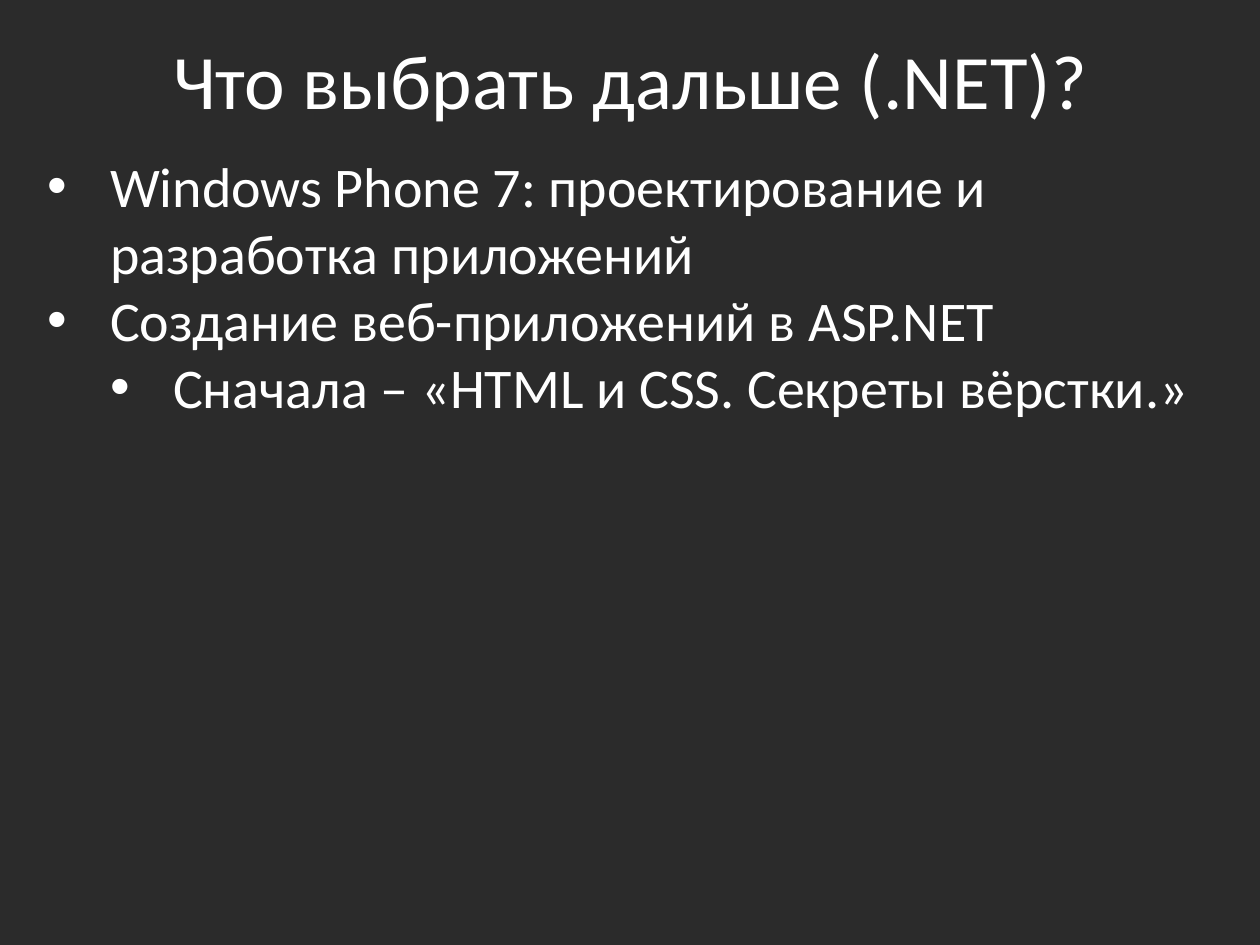
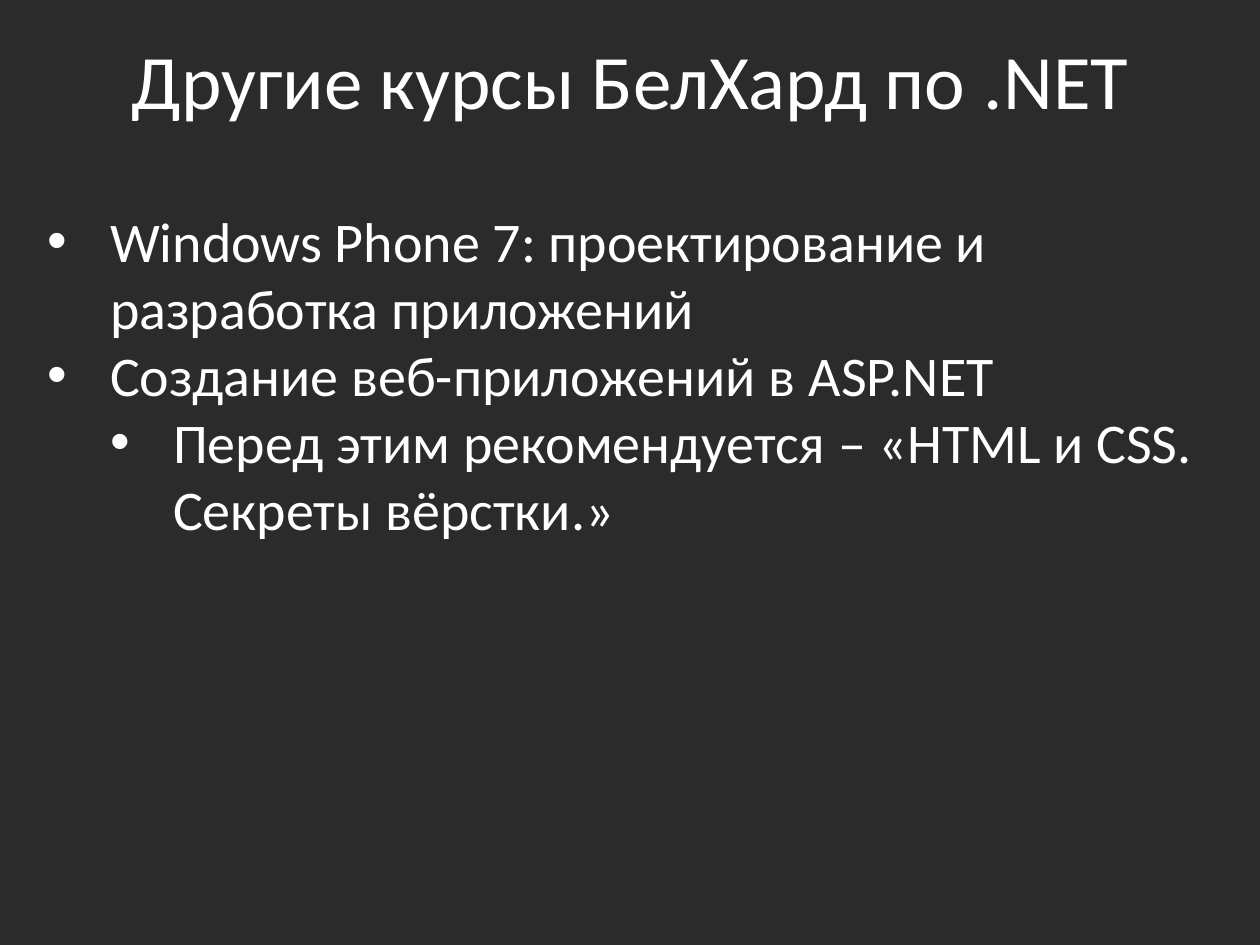
Before and after one commit to bazile/Training, a slide deck: slide 2 of Presentation/that-is-all-folks.pptx. Drawn at 1260x945 pixels with LibreOffice and Linux fonts; fonts in the diff are those of the drawing; background and template pictures are left out; a plain dark background stands for a picture behind light text. Boxes give left, top, right and bottom in pixels: in the first picture for what was removed or moved away, otherwise in the second. Text is boxed around its words. In the diff, an @@ line names an element or a change of style, - is before the commit and + after.

```diff
--- a/Presentation/that-is-all-folks.pptx
+++ b/Presentation/that-is-all-folks.pptx
@@ text at <box>132,59,1128,122</box>: text changed @@
-Что выбрать дальше (.NET)?
+Другие курсы БелХард по .NET
@@ text "Windows Phone 7: проектирование и ...": place and size @@
-text "Windows Phone 7: проектирование и ..." at <box>110,168,1188,417</box>
+text "Windows Phone 7: проектирование и ..." at <box>110,223,1191,539</box>
@@ text at <box>173,426,1191,539</box>: text changed @@
-  • Сначала – «HTML и CSS. Секреты вёрстки.»
+  • Перед этим рекомендуется – «HTML и CSS. Секреты вёрстки.»
```
Also in this commit, not shown: 1 slide added.
